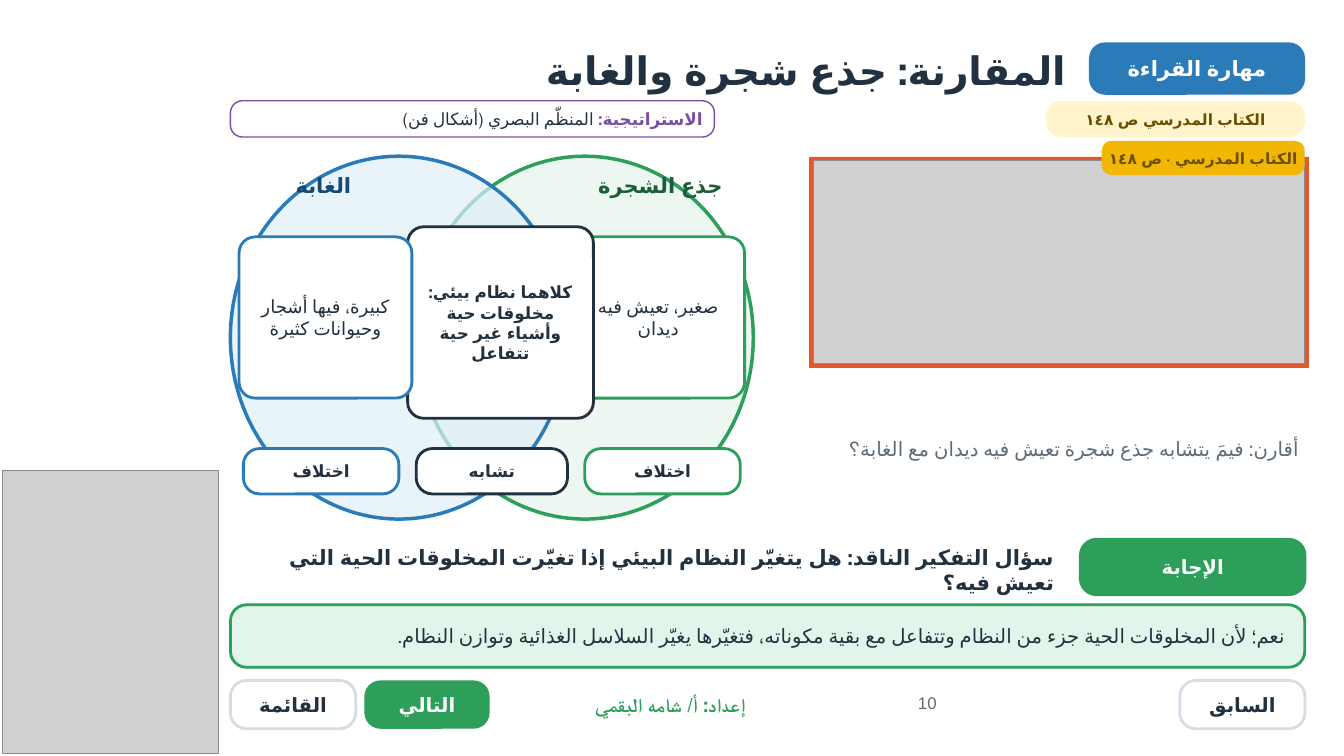
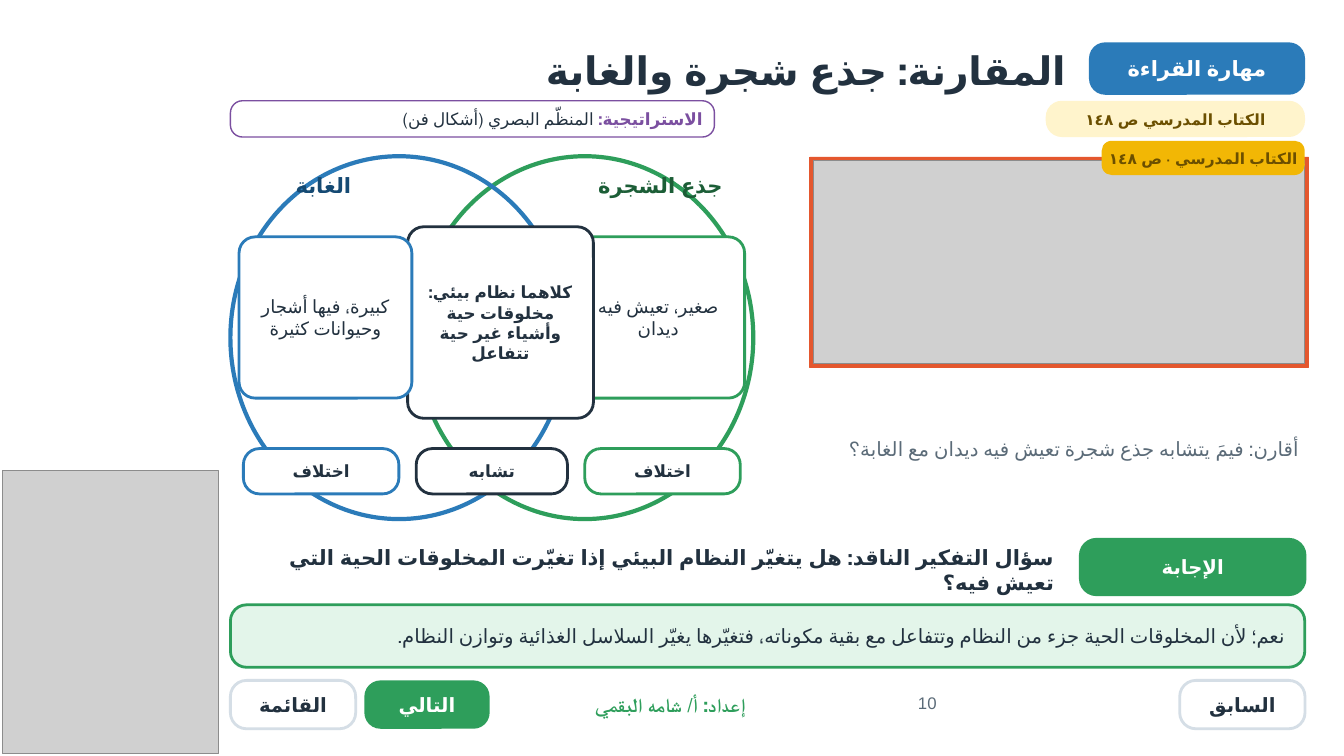
Before and after one commit to ShamahScience/Scienceshamah, a slide deck: slide 10 of biomes/مقارنة-الأنظمة-البيئية-تفاعلي.pptx. Drawn at 1344x756 pixels with LibreOffice and Linux fonts; fonts in the diff are those of the drawing; grey boxes stand for pictures; background and template pictures are left out. Boxes give left, top, right and bottom in pixels: in the first picture for what was removed or moved away, otherwise in the second. Text is boxed around its words. In the diff, an @@ line names an element or a change of style, - is before the commit and + after.

```diff
--- a/biomes/مقارنة-الأنظمة-البيئية-تفاعلي.pptx
+++ b/biomes/مقارنة-الأنظمة-البيئية-تفاعلي.pptx
@@ ellipse at bbox=[231, 156, 568, 519]: fill #E1EEF8 at 70% opacity to none; outline #2B7BB9 2.5 pt to #2B7BB9 3 pt @@
@@ ellipse at bbox=[416, 156, 753, 519]: fill #E3F5EA at 70% opacity to none; outline #2E9E5B 2.5 pt to #2E9E5B 3 pt @@
```
Also in this commit, not shown: 15 other slides changed, 1 other file.
